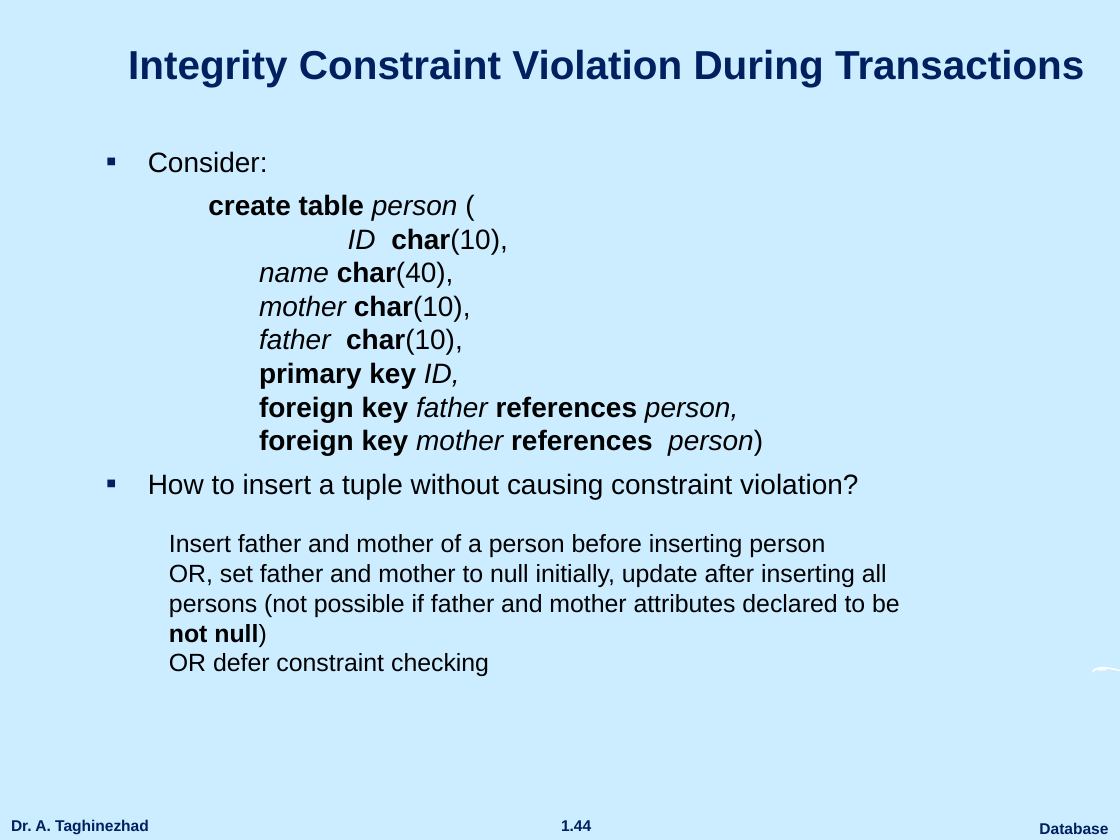
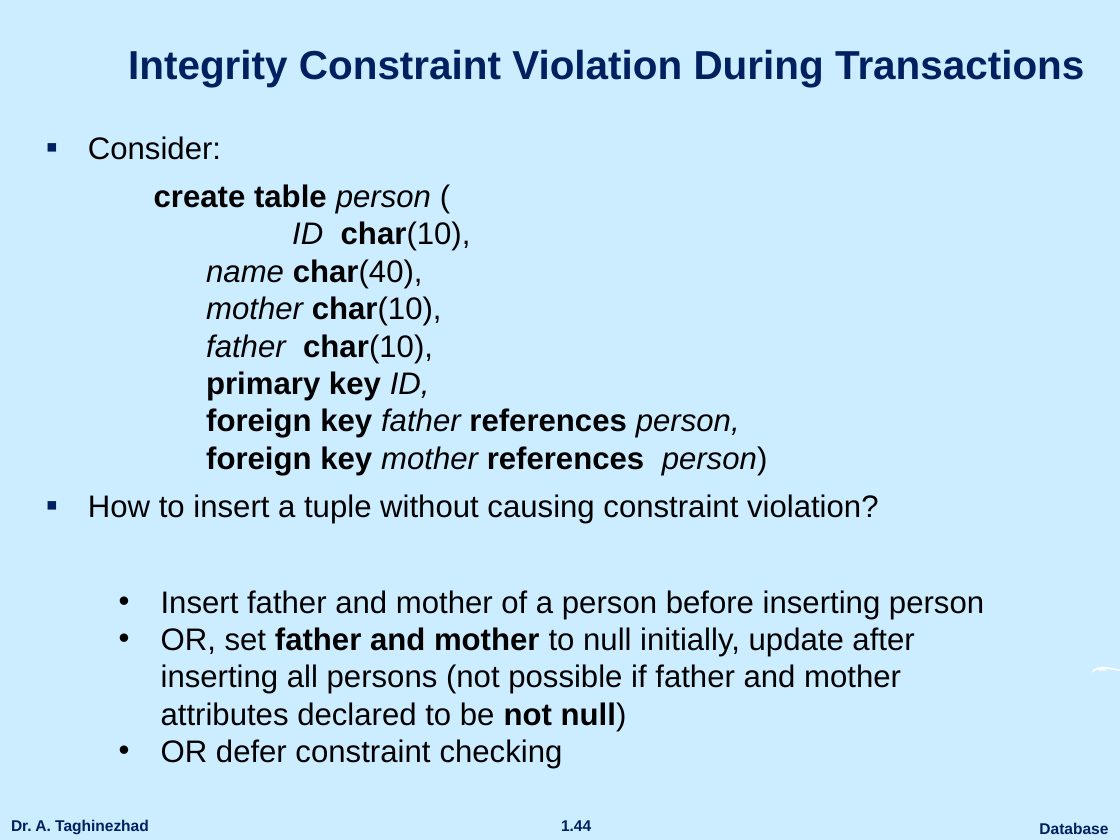
Before and after one commit to ataghinezhad/ataghinezhad.github.io, a slide deck: slide 44 of courses/downloads/temp/Database_Lec4.pptx. Drawn at 1120x840 pixels with LibreOffice and Linux fonts; fonts in the diff are those of the drawing; background and template pictures are left out. Boxes give left, top, right and bottom in pixels: in the first picture for what was removed or moved away, otherwise in the second. Text is boxed around its words. In the diff, an @@ line names an element or a change of style, - is before the commit and + after.

```diff
--- a/courses/downloads/temp/Database_Lec4.pptx
+++ b/courses/downloads/temp/Database_Lec4.pptx
@@ text "Consider:": place and size @@
-text "Consider:" at box(148, 151, 858, 499)
+text "Consider:" at box(88, 136, 879, 523)
@@ text "Consider:" at box(88, 136, 879, 523): size 18 to 20 pt @@
@@ text "Insert father and mother of ...": place and size @@
-text "Insert father and mother of ..." at box(169, 534, 900, 676)
+text "Insert father and mother of ..." at box(161, 590, 984, 768)
@@ text "Insert father and mother of ..." at box(161, 590, 984, 768): size 16 to 20 pt; bold on in "father and mother"; bullet none to • @@
```
Also in this commit, not shown: 17 other slides changed, 2 slides added.
